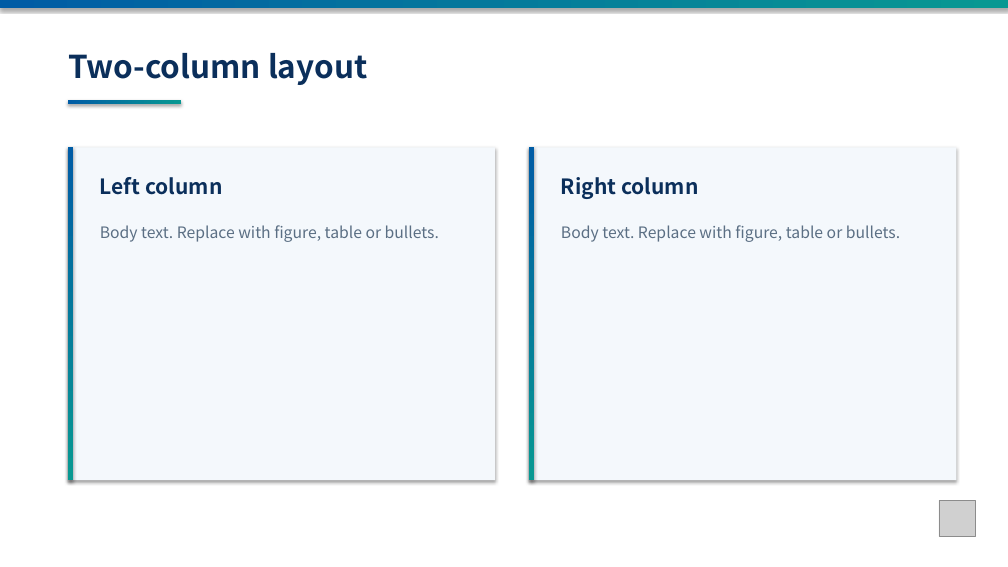
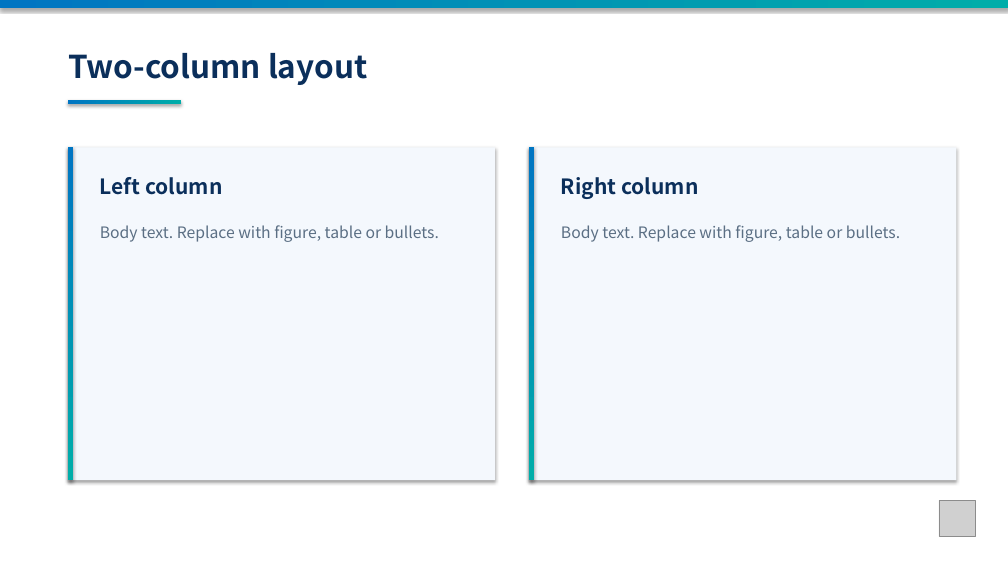
Before and after one commit to enthusiast87/MS3L.io, a slide deck: slide 4 of assets/templates/MS3L_presentation_template.pptx. Drawn at 1008x567 pixels with LibreOffice and Linux fonts; fonts in the diff are those of the drawing; grey boxes stand for pictures. Boxes give left, top, right and bottom in pixels: in the first picture for what was removed or moved away, otherwise in the second. Text is boxed around its words. In the diff, an @@ line names an element or a change of style, - is before the commit and + after.

```diff
--- a/assets/templates/MS3L_presentation_template.pptx
+++ b/assets/templates/MS3L_presentation_template.pptx
@@ fill gradient #005CA5 to #089892 to gradient #0075C2 to #00ADA9 in 4 elements at box(0, 0, 1008, 8), box(68, 147, 73, 480), box(529, 147, 535, 480), box(68, 100, 181, 104) @@
@@ rectangle at box(68, 147, 495, 480): fill #F4F8FC to #F4F8FD @@
@@ rectangle at box(529, 147, 957, 480): fill #F4F8FC to #F4F8FD @@
```
Also in this commit, not shown: 5 other slides changed, 3 other files.
